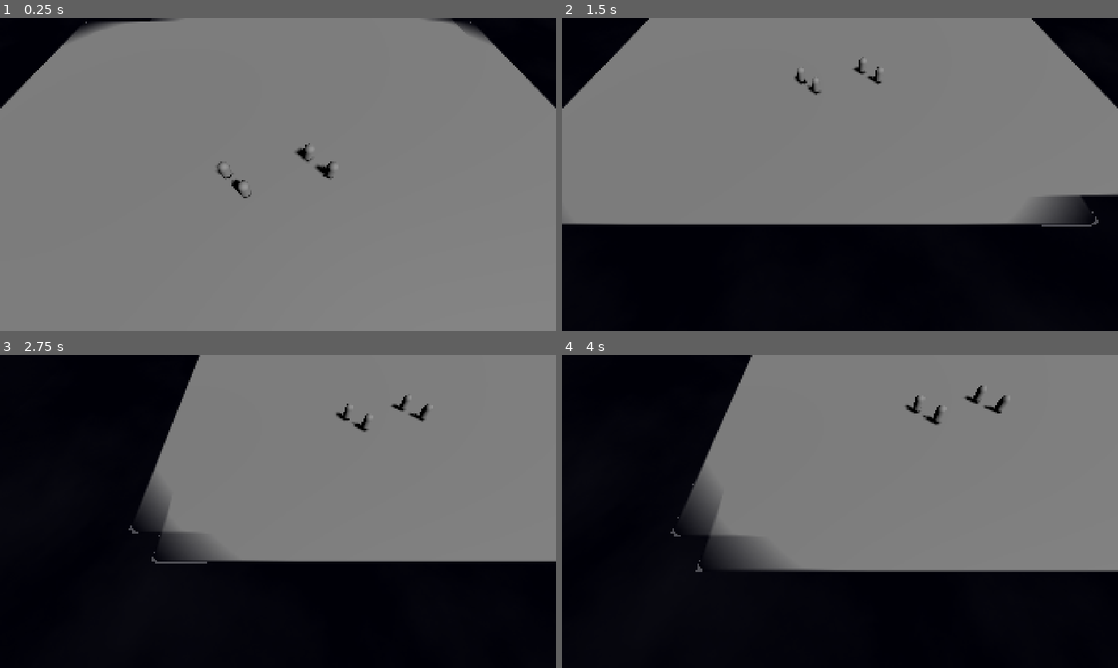
Above: before the commit, frames 1-4 (two rows, left to right).
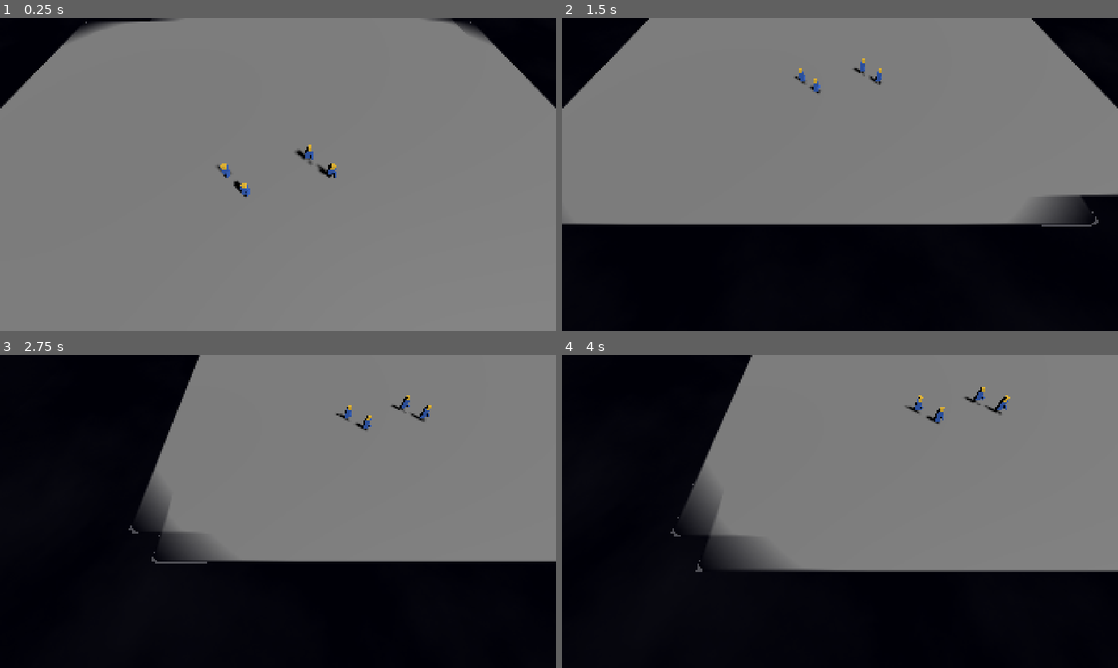
Above: after the commit, the same moments.

Repository: planetazul3/Game
Game: Godot game, scene res://scenes/main/main.tscn
Same seed, same stepped clock (60 frames per second), same inputs: the game is played once before the commit and once after it.
Inputs (mouse positions are in pixels of both pictures, inside the frame that each line leads up to):
- Up to frame 1 (0.25 s): no input
- Up to frame 2 (1.5 s): tap Enter at 0.5 s; move the mouse to (962, 158) at 0.52 s; hold S (camera_backward) 0.53-1.25 s; click (962, 158) at 0.67 s; drag from (728, 190) to (812, 237) at 1.27 s
- Up to frame 3 (2.75 s): tap Space at 2 s; move the mouse to (333, 442) at 2.02 s; hold A (camera_left) from 2.03 s (still down); click (333, 442) at 2.17 s
- Up to frame 4 (4 s): release A (camera_left) at 2.75 s; drag from (812, 574) to (673, 464) at 2.77 s; tap Enter at 3.5 s; move the mouse to (1006, 558) at 3.52 s; hold Mouse wheel up (camera_zoom_in) from 3.53 s (still down); click (1006, 558) at 3.67 s

The runs differ from the first frame. In frame 1, 0.4% of the frame differs, in the area x 39-61%, y 40-58%; in frame 2, 0.3%; in frame 3, 0.3%; in frame 4, 0.3%.
Error in both runs: Invalid assignment of property or key 'state_machine' with value of type 'RefCounted (AIStateMachine)' on a base object of type 'RefCounted (AIComponent)'. (re…

Commit message:
fix: resolve benchmark spawn logic and register 3D unit prefabs

Diff:
--- a/data/units/soldier.tres
+++ b/data/units/soldier.tres
@@ -1,10 +1,12 @@
 [gd_resource type="Resource" script_class="UnitDefinition" load_steps=2 format=3]
 
+[ext_resource type="PackedScene" uid="uid://ddpjpvcl3l26v" path="res://scenes/units/soldier.tscn" id="2_pref"]
 [ext_resource type="Script" path="res://scripts/resources/unit_definition.gd" id="1_unit"]
 
 [resource]
 script = ExtResource("1_unit")
 unit_name = "Soldier"
+prefab_scene = ExtResource("2_pref")
 max_health = 120.0
 movement_speed = 4.5
 attack_damage = 15.0
--- /dev/null
+++ b/scenes/units/soldier.tscn
@@ -0,0 +1,29 @@
+[gd_scene load_steps=5 format=3 uid="uid://ddpjpvcl3l26v"]
+
+[ext_resource type="Script" path="res://scripts/units/unit.gd" id="1_unit"]
+[ext_resource type="PackedScene" uid="uid://bvrt6xk8qj2y7" path="res://scenes/units/soldier_visuals.tscn" id="2_vis"]
+
+[sub_resource type="StandardMaterial3D" id="StandardMaterial3D_sel"]
+albedo_color = Color(1, 0.8, 0.2, 1)
+
+[sub_resource type="CapsuleShape3D" id="CapsuleShape3D_1"]
+radius = 0.5
+height = 2.0
+
+[node name="Soldier" type="CharacterBody3D"]
+collision_layer = 2
+script = ExtResource("1_unit")
+
+[node name="CollisionShape3D" type="CollisionShape3D" parent="."]
+transform = Transform3D(1, 0, 0, 0, 1, 0, 0, 0, 1, 0, 1, 0)
+shape = SubResource("CapsuleShape3D_1")
+
+[node name="SoldierVisuals" parent="." instance=ExtResource("2_vis")]
+
+[node name="SelectionCircle" type="CSGTorus3D" parent="."]
+transform = Transform3D(1, 0, 0, 0, 1, 0, 0, 0, 1, 0, 0.05, 0)
+visible = false
+inner_radius = 0.6
+outer_radius = 0.7
+sides = 32
+material = SubResource("StandardMaterial3D_sel")
--- /dev/null
+++ b/scenes/units/soldier_visuals.tscn
@@ -0,0 +1,24 @@
+[gd_scene load_steps=3 format=3 uid="uid://bvrt6xk8qj2y7"]
+
+[sub_resource type="StandardMaterial3D" id="StandardMaterial3D_1"]
+albedo_color = Color(0.2, 0.4, 0.8, 1)
+
+[sub_resource type="StandardMaterial3D" id="StandardMaterial3D_2"]
+albedo_color = Color(1, 0.8, 0.2, 1)
+
+[node name="SoldierVisuals" type="Node3D"]
+
+[node name="Body" type="CSGBox3D" parent="."]
+transform = Transform3D(1, 0, 0, 0, 1, 0, 0, 0, 1, 0, 0.8, 0)
+size = Vector3(0.6, 1.2, 0.4)
+material = SubResource("StandardMaterial3D_1")
+
+[node name="Head" type="CSGBox3D" parent="."]
+transform = Transform3D(1, 0, 0, 0, 1, 0, 0, 0, 1, 0, 1.6, 0)
+size = Vector3(0.4, 0.4, 0.4)
+material = SubResource("StandardMaterial3D_2")
+
+[node name="Gun" type="CSGBox3D" parent="."]
+transform = Transform3D(1, 0, 0, 0, 1, 0, 0, 0, 1, 0.3, 0.8, 0.3)
+size = Vector3(0.2, 0.2, 0.8)
+material = SubResource("StandardMaterial3D_1")
--- a/scripts/core/benchmark_manager.gd
+++ b/scripts/core/benchmark_manager.gd
@@ -26,10 +26,11 @@
 
 	# 2. Spawn units in a grid
 	var side = ceil(sqrt(count))
+	var unit_def = load("res://data/units/soldier.tres")
 	for i in range(count):
 		var x = (i % int(side)) * 2
 		var z = floor(i / side) * 2
-		EntityFactory.spawn_unit("res://scenes/units/basic_unit.tscn", Vector3(x, 0, z), 0)
+		EntityFactory.spawn_unit(unit_def, Vector3(x, 0, z), 0)
 
 func _simulation_tick() -> void:
 	if not benchmark_running: return
Not shown, added: assets/textures/fog_noise.jpg.import
Not shown, added: assets/textures/ground_sci_fi.jpg.import
